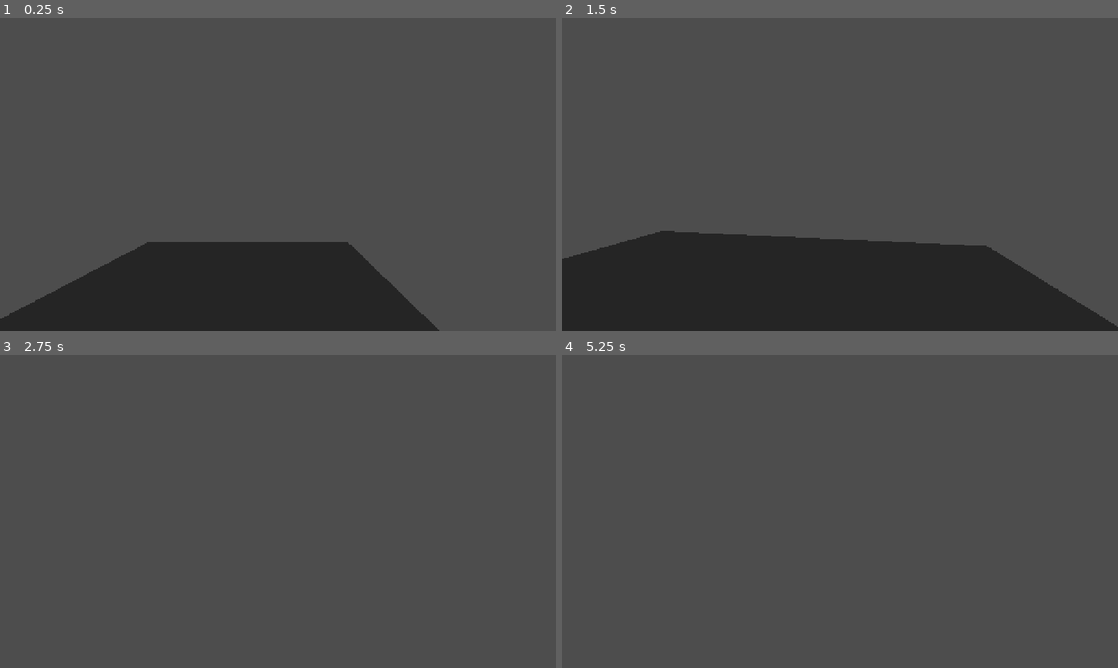
Above: before the commit, frames 1-4 (two rows, left to right).
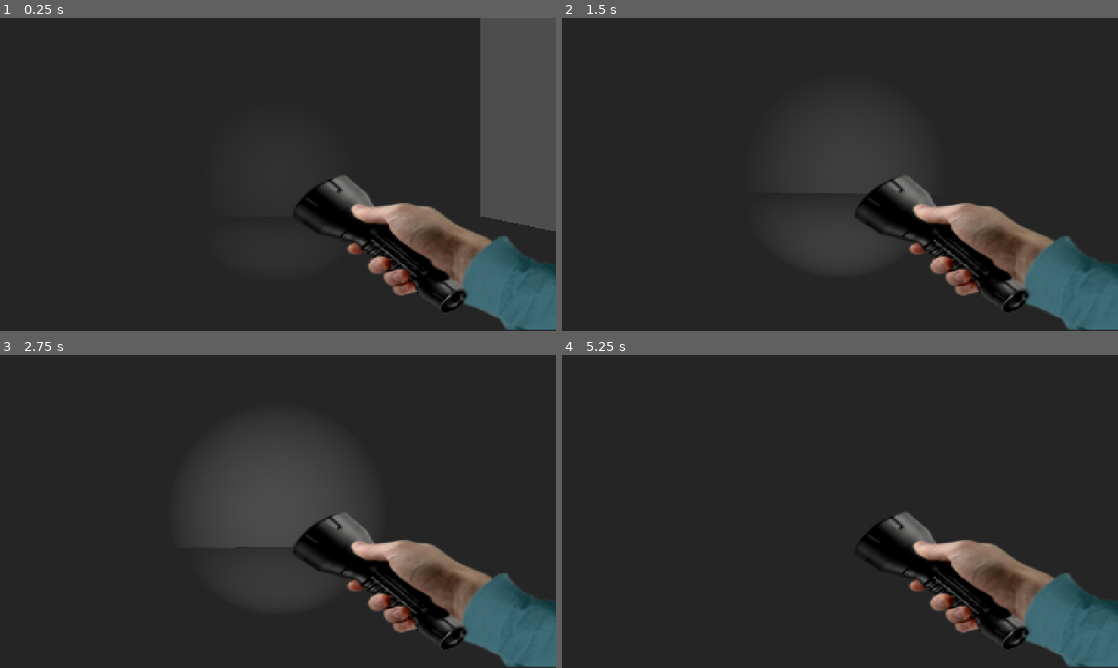
Above: after the commit, the same moments.

Repository: etherstep/mycophobia
Game: Godot game, scene res://Scenes/world.tscn
The game is run twice, just before and just after one commit, with the same random seed, the same clock (stepped at 60 frames per second) and the same inputs.
Inputs (mouse positions are in pixels of both pictures, inside the frame that each line leads up to):
- Up to frame 1 (0.25 s): no input
- Up to frame 2 (1.5 s): move the mouse to (867, 174) at 0.52 s; hold Up (ui_up) from 0.53 s (still down); click (867, 174) at 0.67 s; move the mouse to (812, 174) at 1.27 s
- Up to frame 3 (2.75 s): keep holding Up (ui_up); move the mouse to (289, 505) at 2.02 s
- Up to frame 4 (5.25 s): keep holding Up (ui_up); move the mouse to (834, 517) at 2.77 s; click (834, 517) at 2.92 s; move the mouse to (878, 514) at 3.52 s; move the mouse to (795, 508) at 4.27 s; move the mouse to (845, 511) at 5.02 s; click (845, 511) at 5.17 s

The runs differ from the first frame. In frame 1, 73% of the frame differs, in the area x 0-100%, y 0-100%; in frame 2, 71%; in frame 3, 87%; in frame 4, 99%.

Commit message:
feat(player): Added light to player

Diff:
--- a/Scenes/enemy.tscn
+++ b/Scenes/enemy.tscn
@@ -177,5 +177,6 @@
 
 [node name="AnimatedSprite3D" type="AnimatedSprite3D" parent="." unique_id=767845271]
 billboard = 2
+shaded = true
 sprite_frames = SubResource("SpriteFrames_f0dak")
 animation = &"back"
--- a/Scenes/environment_object.tscn
+++ b/Scenes/environment_object.tscn
@@ -12,6 +12,7 @@
 
 [node name="Sprite3D" type="Sprite3D" parent="." unique_id=652869338]
 billboard = 2
+shaded = true
 alpha_cut = 2
 texture = ExtResource("2_66yj1")
 
--- a/Scenes/player.tscn
+++ b/Scenes/player.tscn
@@ -1,6 +1,7 @@
 [gd_scene format=3 uid="uid://casgcs7q8ujxx"]
 
 [ext_resource type="Script" uid="uid://dan8rdmtctyco" path="res://Scripts/player.gd" id="1_v0iea"]
+[ext_resource type="Texture2D" uid="uid://4lasgcmipv8" path="res://Assets/Sprites/flashlight.png" id="2_cvnsp"]
 
 [sub_resource type="CapsuleShape3D" id="CapsuleShape3D_baysf"]
 height = 2.6291504
@@ -14,6 +15,24 @@
 
 [node name="Camera3D" type="Camera3D" parent="." unique_id=1325310241]
 transform = Transform3D(1, 0, 0, 0, 1, 0, 0, 0, 1, 0, 2.125563, 0)
+current = true
+
+[node name="FlashLight" type="SpotLight3D" parent="Camera3D" unique_id=1023540633]
+transform = Transform3D(1, 0, 0, 0, 1, 0, 0, 0, 1, 0, -0.035404205, -0.49950033)
+shadow_enabled = true
+spot_range = 30.0
+spot_angle = 30.0
 
 [node name="InteractRay" type="RayCast3D" parent="Camera3D" unique_id=952571717]
 target_position = Vector3(0, 0, -2.6)
+
+[node name="PlayerHands" type="CanvasLayer" parent="." unique_id=1444067506]
+
+[node name="FlashLight" type="TextureRect" parent="PlayerHands" unique_id=1666657837]
+anchors_preset = 15
+anchor_right = 1.0
+anchor_bottom = 1.0
+grow_horizontal = 2
+grow_vertical = 2
+texture = ExtResource("2_cvnsp")
+expand_mode = 3
--- a/Scenes/world.tscn
+++ b/Scenes/world.tscn
@@ -4,6 +4,7 @@
 [ext_resource type="PackedScene" uid="uid://gbgmc8mxfeg5" path="res://Scenes/enemy.tscn" id="2_go701"]
 
 [sub_resource type="Environment" id="Environment_baysf"]
+ambient_light_energy = 0.1
 
 [sub_resource type="BoxMesh" id="BoxMesh_baysf"]
 size = Vector3(11.013672, 0.12384033, 13.774719)
@@ -17,17 +18,29 @@
 environment = SubResource("Environment_baysf")
 
 [node name="Floor" type="StaticBody3D" parent="." unique_id=190759193]
+transform = Transform3D(6.5, 0, 0, 0, 6.5, 0, 0, 0, 6.5, 0, 0, 0)
 
 [node name="MeshInstance3D" type="MeshInstance3D" parent="Floor" unique_id=879477997]
-transform = Transform3D(1, 0, 0, 0, 1, 0, 0, 0, 1, -1.6520996, 0.0011901855, -4.342804)
+transform = Transform3D(1, 0, 0, 0, 1, 0, 0, 0, 1, -1.6520996, 0.0011901855, -1.7681177)
 mesh = SubResource("BoxMesh_baysf")
 
 [node name="CollisionShape3D" type="CollisionShape3D" parent="Floor" unique_id=621423171]
 transform = Transform3D(1, 4.144645e-05, -5.3947766e-05, -4.142441e-05, 0.99999994, 0.00027505087, 5.396469e-05, -0.00027504755, 0.99999994, -1.7321346, -0.33124948, -4.384234)
 shape = SubResource("BoxShape3D_baysf")
 
+[node name="Floor2" type="StaticBody3D" parent="." unique_id=2037597493]
+transform = Transform3D(6.4999995, 0, 0, 0, -2.84124e-07, -6.4999995, 0, 6.4999995, -2.84124e-07, 0, 0, -25.704113)
+
+[node name="MeshInstance3D" type="MeshInstance3D" parent="Floor2" unique_id=1399766798]
+transform = Transform3D(1, 0, 0, 0, 1, 0, 0, 0, 1, -1.6520996, 0.0011901855, -1.7681177)
+mesh = SubResource("BoxMesh_baysf")
+
+[node name="CollisionShape3D" type="CollisionShape3D" parent="Floor2" unique_id=586245009]
+transform = Transform3D(1, 4.144645e-05, -5.3947766e-05, -4.142441e-05, 0.99999994, 0.00027505087, 5.396469e-05, -0.00027504755, 0.99999994, -1.7321346, -0.33124948, -4.384234)
+shape = SubResource("BoxShape3D_baysf")
+
 [node name="Player" parent="." unique_id=892995834 instance=ExtResource("1_a02cp")]
-transform = Transform3D(1, 0, 0, 0, 1, 0, 0, 0, 1, 0, 2, 0)
+transform = Transform3D(1, 0, 0, 0, 1, 0, 0, 0, 1, 0, 3.7738996, 0)
 
 [node name="Enemy" parent="." unique_id=1972230293 instance=ExtResource("2_go701")]
 transform = Transform3D(4.6, 0, 0, 0, 4.6, 0, 0, 0, 4.6, 0, 0.9149241, 0)
Binary file added: Assets/Sprites/flashlight.png
Not shown, added: Assets/Sprites/flashlight.png.import
